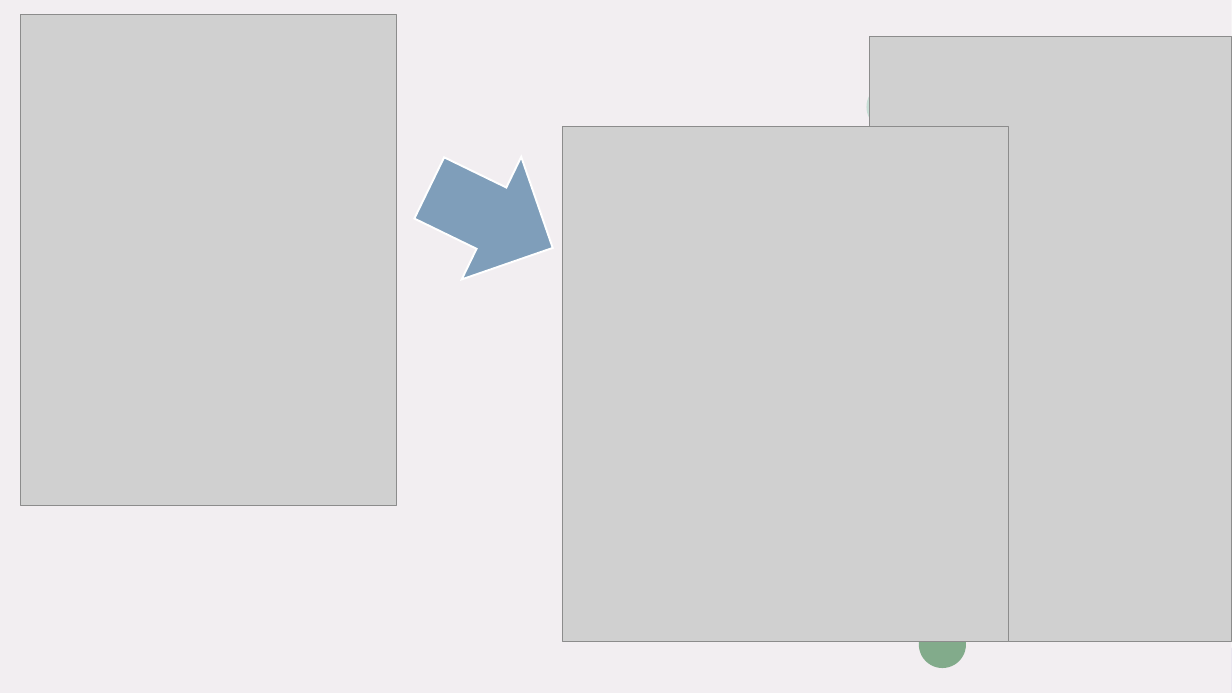
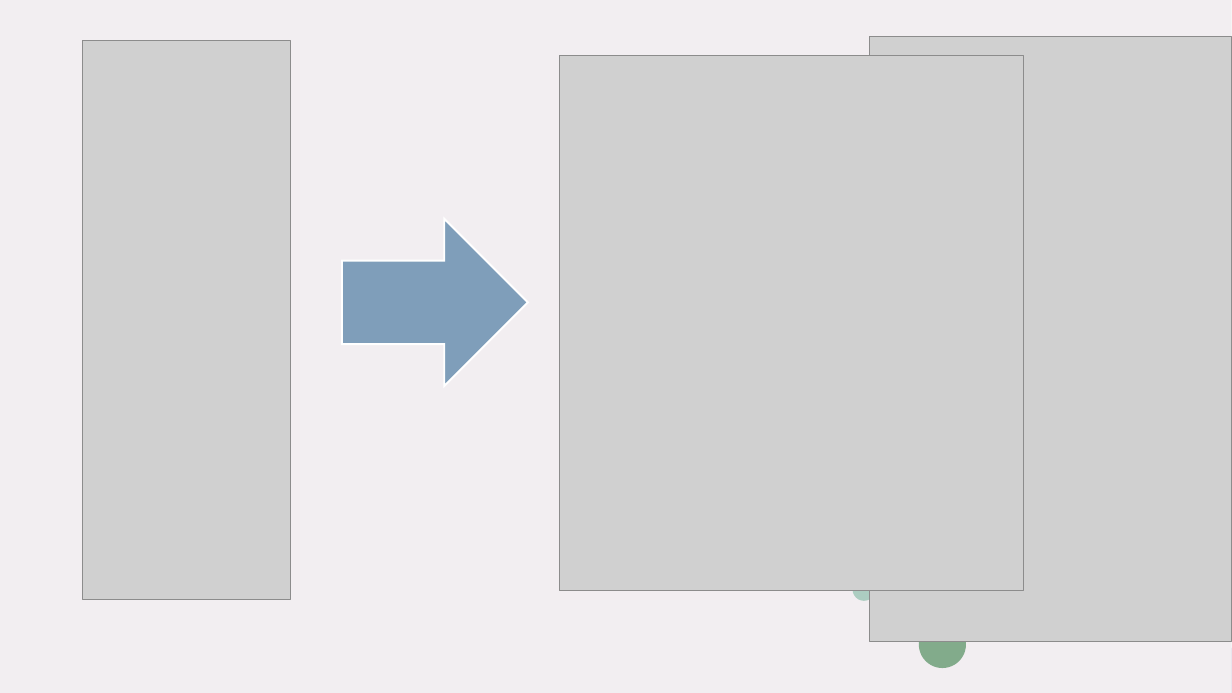
Before and after one commit to AntonioPapeo6/ProgSysAg, a slide deck: slide 7 of DOCUMENTAZIONE/Presentazione - AudioRecognizer (1).pptx. Drawn at 1232x693 pixels with LibreOffice and Linux fonts; fonts in the diff are those of the drawing; grey boxes stand for pictures. Boxes give left, top, right and bottom in pixels: in the first picture for what was removed or moved away, otherwise in the second. Text is boxed around its words. In the diff, an @@ line names an element or a change of style, - is before the commit and + after.

```diff
--- a/DOCUMENTAZIONE/Presentazione - AudioRecognizer (1).pptx
+++ b/DOCUMENTAZIONE/Presentazione - AudioRecognizer (1).pptx
@@ picture removed at <box>20,15,396,506</box> @@
@@ picture added at <box>82,41,290,600</box> @@
@@ picture: place and size @@
-picture at <box>563,127,1009,642</box>
+picture at <box>559,55,1023,592</box>
@@ ellipse removed at <box>867,83,914,130</box> @@
@@ down arrow at <box>342,219,528,386</box>: rotation 295 to 270 degrees @@
@@ ellipse added at <box>853,578,876,601</box>, fill #ACCDC1 @@
```
Also in this commit, not shown: 2 other slides changed, 1 slide added, 3 other files.
